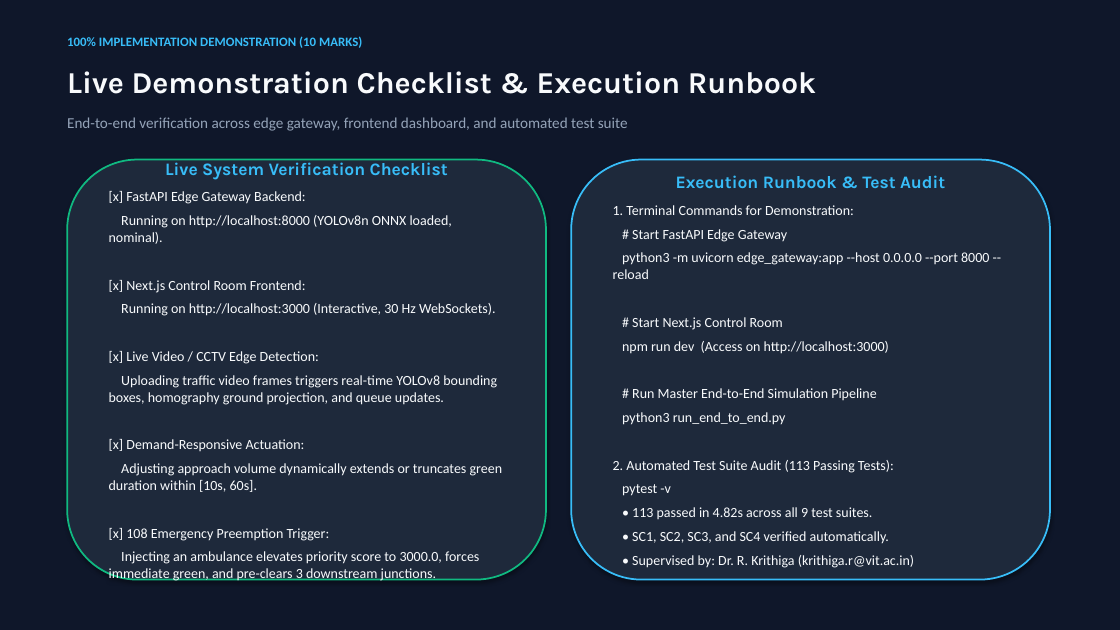
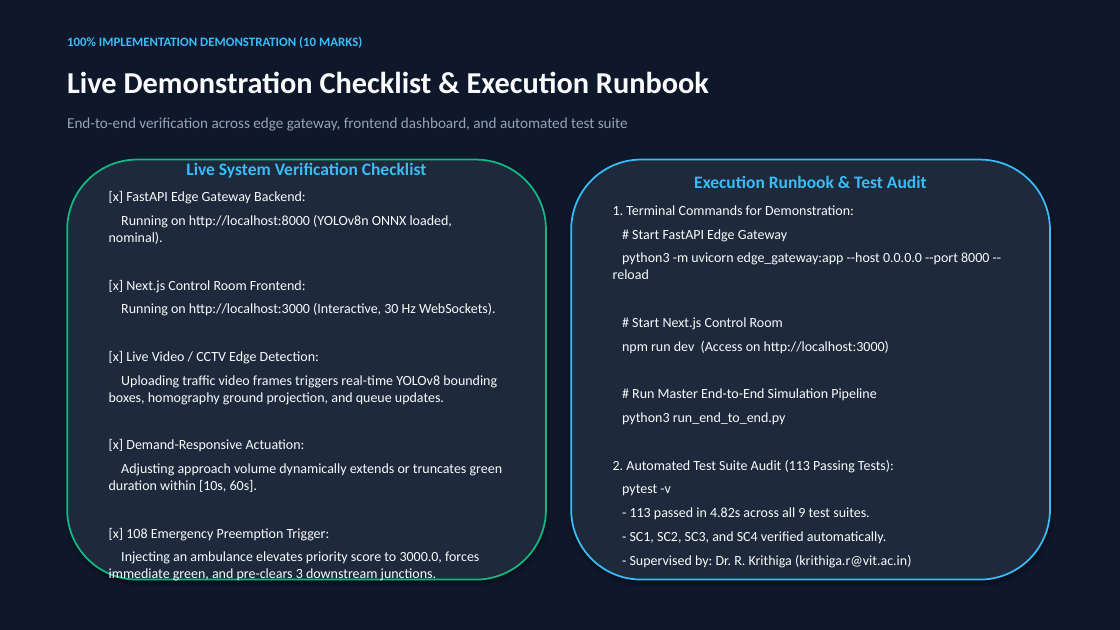
Before and after one commit to Devvaibhavpk/Kinetica, a slide deck: slide 10 of report/Kinetica_Project_Review_Presentation.pptx. Drawn at 1120x630 pixels with LibreOffice and Linux fonts; fonts in the diff are those of the drawing. Boxes give left, top, right and bottom in pixels: in the first picture for what was removed or moved away, otherwise in the second. Text is boxed around its words. In the diff, an @@ line names an element or a change of style, - is before the commit and + after.

Commit message:
docs(report): finalize publication figure suite with zero overlap and generate 84-page academic thesis and presentation

```diff
--- a/report/Kinetica_Project_Review_Presentation.pptx
+++ b/report/Kinetica_Project_Review_Presentation.pptx
@@ text "Live Demonstration Checklist & Execution ..." at [67, 71, 709, 94]: font Karla to Calibri @@
@@ text in rounded rectangle at [186, 160, 427, 178]: font Karla to Calibri in "Live System Verification Checklist" @@
@@ text in rounded rectangle at [694, 175, 927, 188]: font Karla to Calibri in "Execution Runbook & Test Audit" @@
@@ text in rounded rectangle at [630, 507, 911, 568]: text changed @@
-• 113 passed in 4.82s across all 9 test suites.
-• SC1, SC2, SC3, and SC4 verified automatically.
-• Supervised by: Dr. R. Krithiga (krithiga.r@vit.ac.in)
+- 113 passed in 4.82s across all 9 test suites.
+- SC1, SC2, SC3, and SC4 verified automatically.
+- Supervised by: Dr. R. Krithiga (krithiga.r@vit.ac.in)
```
Also in this commit, not shown: 14 other slides changed, 42 other files.
